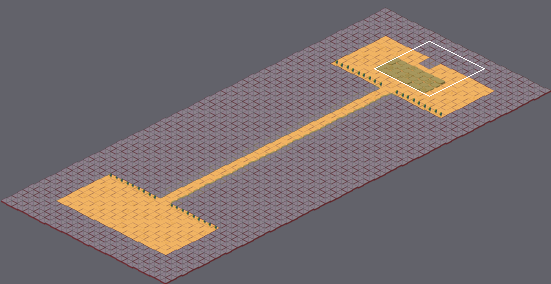
One commit to this Tiled map: Output/Assets/Maps/Mapa 2 Puente.tmx. Above: a wide view before the commit, with the close-up outlined.
Close-up. Before the edit:
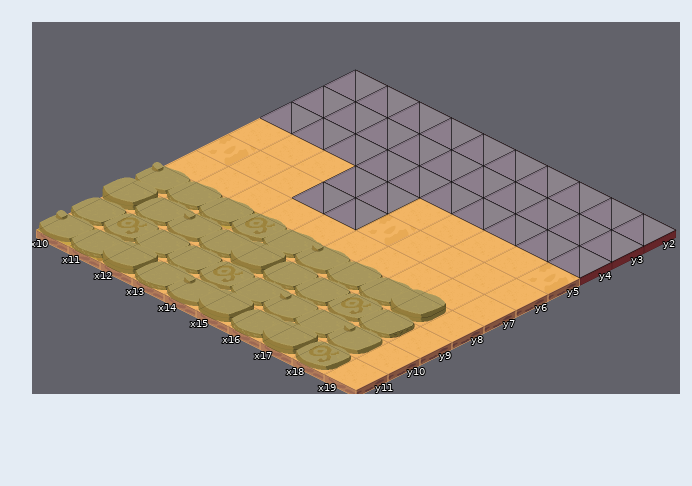
Cells are 128x64 px. Isometric: x runs down to the right, y down to the left. Shown: x 10..19, y 2..11.
The result:
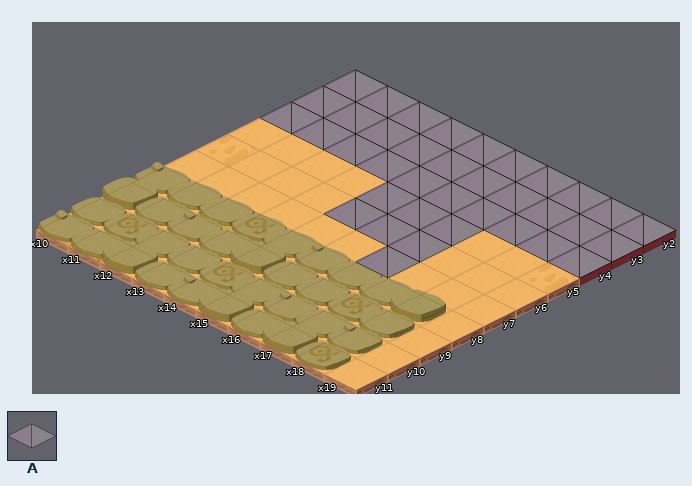
Key: from "128": A 0.
_ is an empty cell, . an unchanged one.
Change:
--- layer "Navigation"
@@ x 13..16 @@
- 5 A.__
- 6 A.__
- 7 ..._
+ 5 _.AA
+ 6 _.AA
+ 7 ...A
Boxes around the changes in both close-ups, in picture pixels (x1, y1, x2, y2):
changed: (292, 165, 484, 278)
